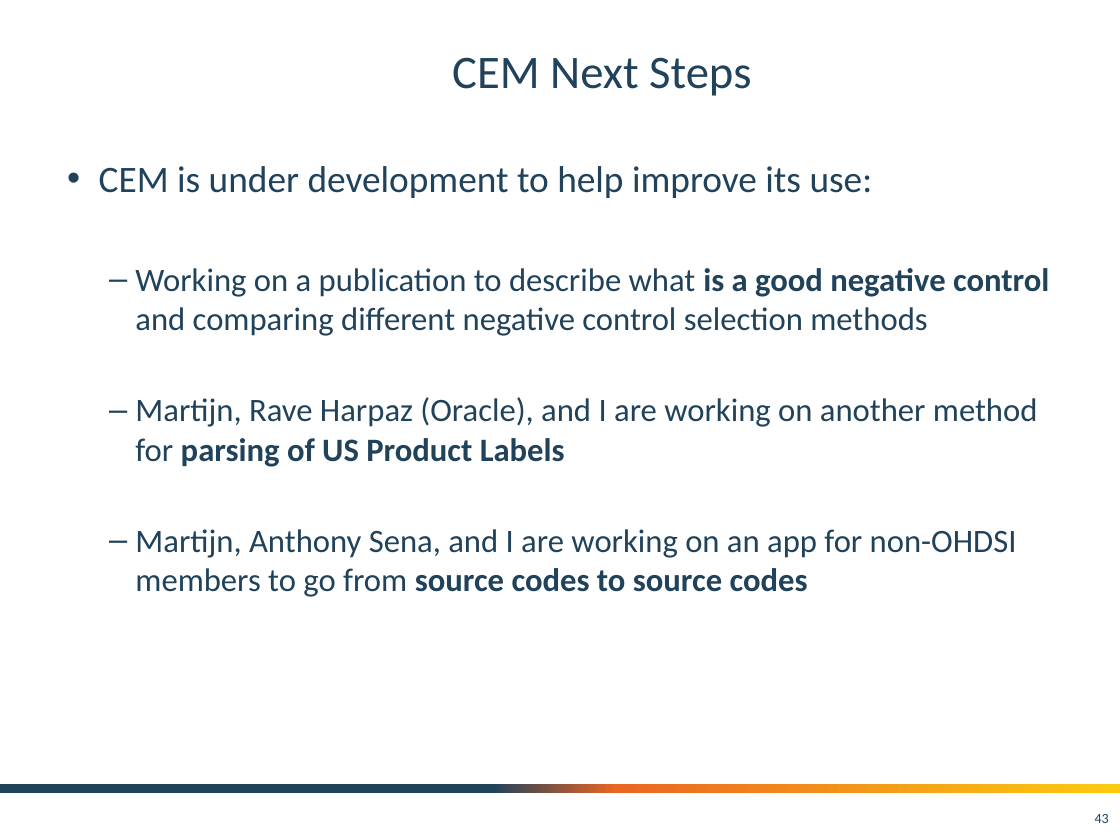
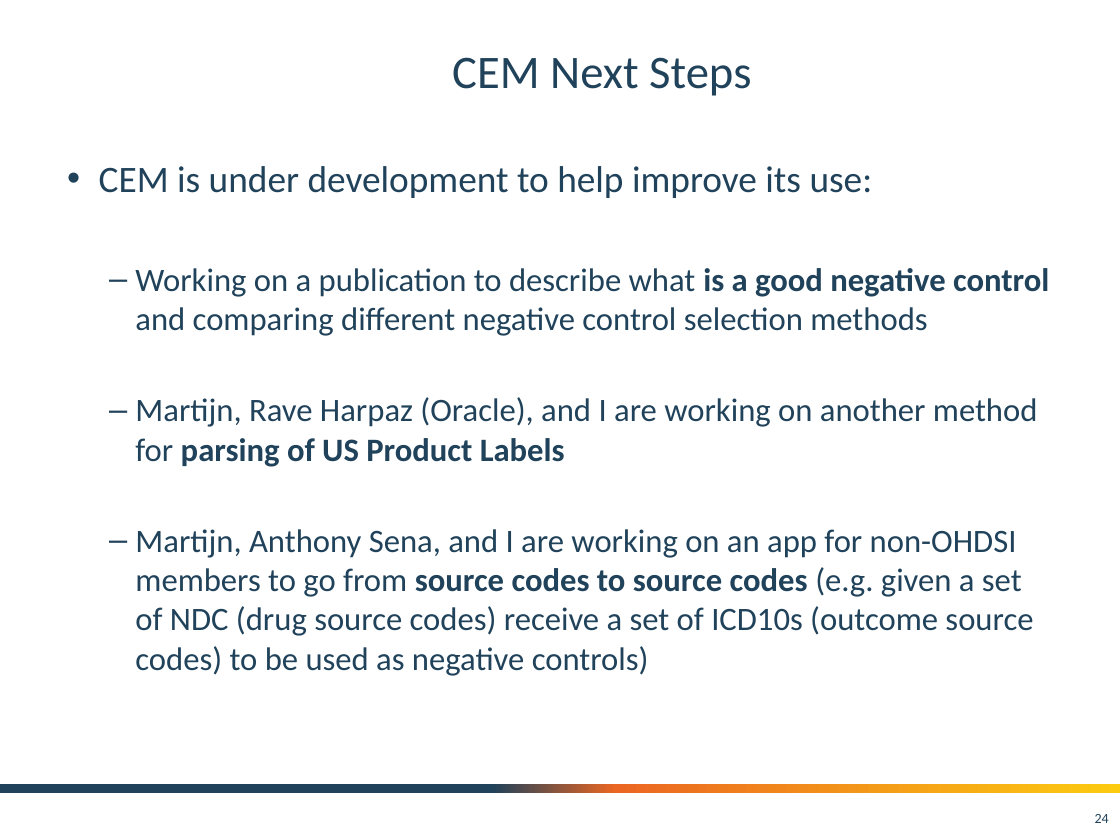
Before and after one commit to OHDSI/CommonEvidenceModel, a slide deck: slide 24 of documentation/CEM_OVERVIEW_V2.pptx (slide 43 before the commit). Drawn at 1120x840 pixels with LibreOffice and Linux fonts; fonts in the diff are those of the drawing; background and template pictures are left out. Boxes give left, top, right and bottom in pixels: in the first picture for what was removed or moved away, otherwise in the second. Text is boxed around its words. In the diff, an @@ line names an element or a change of style, - is before the commit and + after.

Commit message:
Updated presentation

```diff
--- a/documentation/CEM_OVERVIEW_V2.pptx
+++ b/documentation/CEM_OVERVIEW_V2.pptx
@@ text at [135,529,1033,676]: text changed @@
-  – Martijn, Anthony Sena, and I are working on an app for non-OHDSI members to go from source codes to source codes
+  – Martijn, Anthony Sena, and I are working on an app for non-OHDSI members to go from source codes to source codes (e.g. given a set of NDC (drug source codes) receive a set of ICD10s (outcome source codes) to be used as negative controls)
@@ page number at [1095,814,1109,823]: text changed @@
-43
+24
```
Also in this commit, not shown: 3 other slides changed, 1 slide added, 1 slide removed, 1 other file.
